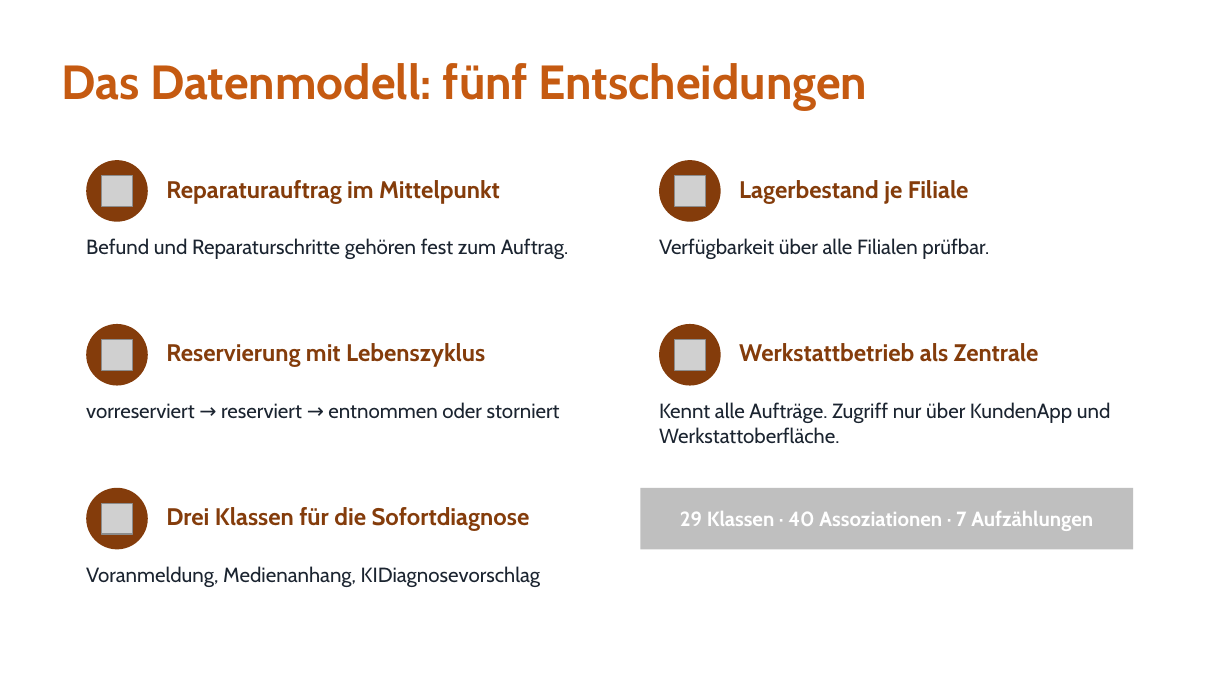
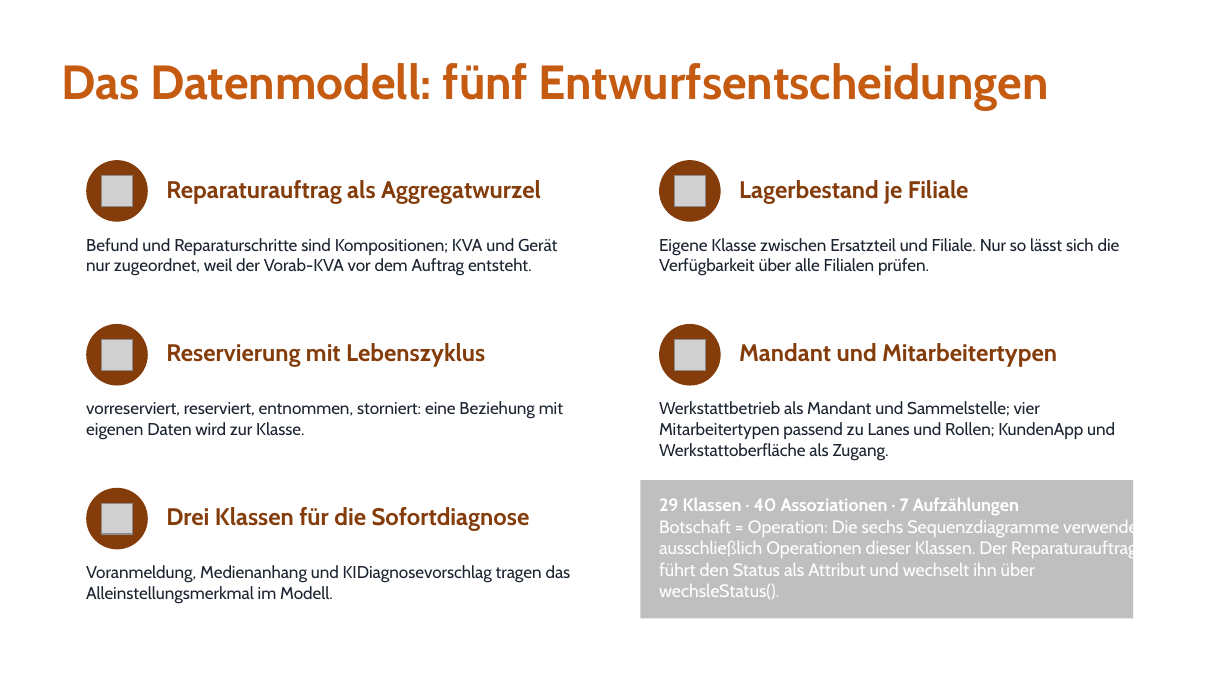
Before and after one commit to jakobschwan123-cmd/casestudy-semester-3, a slide deck: slide 13 of 4_praesentation/Abschlusspraesentation.pptx. Drawn at 1232x693 pixels with LibreOffice and Linux fonts; fonts in the diff are those of the drawing; grey boxes stand for pictures. Boxes give left, top, right and bottom in pixels: in the first picture for what was removed or moved away, otherwise in the second. Text is boxed around its words. In the diff, an @@ line names an element or a change of style, - is before the commit and + after.

```diff
--- a/4_praesentation/Abschlusspraesentation.pptx
+++ b/4_praesentation/Abschlusspraesentation.pptx
@@ text at box(62, 63, 1049, 110): text changed @@
-Das Datenmodell: fünf Entscheidungen
+Das Datenmodell: fünf Entwurfsentscheidungen
@@ text at box(166, 180, 541, 204): text changed @@
-Reparaturauftrag im Mittelpunkt
+Reparaturauftrag als Aggregatwurzel
@@ text at box(86, 238, 557, 276): text changed; size 12 to 10 pt @@
-Befund und Reparaturschritte gehören fest zum Auftrag.
+Befund und Reparaturschritte sind Kompositionen; KVA und Gerät nur zugeordnet, weil der Vorab-KVA vor dem Auftrag entsteht.
@@ text at box(659, 238, 1120, 276): text changed; size 12 to 10 pt @@
-Verfügbarkeit über alle Filialen prüfbar.
+Eigene Klasse zwischen Ersatzteil und Filiale. Nur so lässt sich die Verfügbarkeit über alle Filialen prüfen.
@@ text at box(739, 343, 1057, 367): text changed @@
-Werkstattbetrieb als Zentrale
+Mandant und Mitarbeitertypen
@@ text at box(86, 401, 563, 440): text changed; size 12 to 10 pt @@
-vorreserviert → reserviert → entnommen oder storniert
+vorreserviert, reserviert, entnommen, storniert: eine Beziehung mit eigenen Daten wird zur Klasse.
@@ text at box(659, 401, 1115, 461): text changed; size 12 to 10 pt @@
-Kennt alle Aufträge. Zugriff nur über KundenApp und Werkstattoberfläche.
+Werkstattbetrieb als Mandant und Sammelstelle; vier Mitarbeitertypen passend zu Lanes und Rollen; KundenApp und Werkstattoberfläche als Zugang.
@@ text "29 Klassen · 40 Assoziationen ...": place and size @@
-text "29 Klassen · 40 Assoziationen ..." at box(680, 511, 1093, 531)
+text "29 Klassen · 40 Assoziationen ..." at box(659, 498, 1148, 599)
@@ rounded rectangle: place and size @@
-rounded rectangle at box(641, 488, 1133, 549)
+rounded rectangle at box(641, 480, 1133, 618)
@@ text at box(659, 498, 1019, 515): size 12 to 10.5 pt in "29 Klassen · 40 Assoziationen · 7 ..."; alignment centre to left @@
@@ text at box(659, 518, 1148, 599): paragraph added @@
+Botschaft = Operation: Die sechs Sequenzdiagramme verwenden ausschließlich Operationen dieser Klassen. Der Reparaturauftrag führt den Status als Attribut und wechselt ihn über wechsleStatus().
@@ text at box(86, 565, 571, 604): text changed; size 12 to 10 pt @@
-Voranmeldung, Medienanhang, KIDiagnosevorschlag
+Voranmeldung, Medienanhang und KIDiagnosevorschlag tragen das Alleinstellungsmerkmal im Modell.
```
Also in this commit, not shown: 9 other slides changed.
